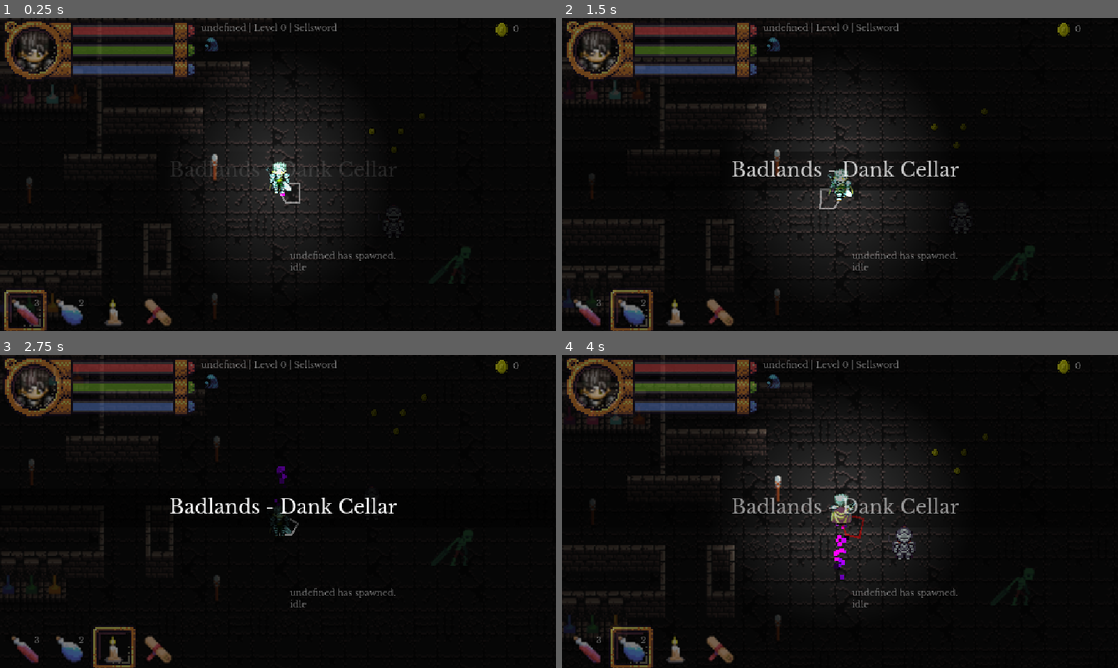
Above: before the commit, frames 1-4 (two rows, left to right).
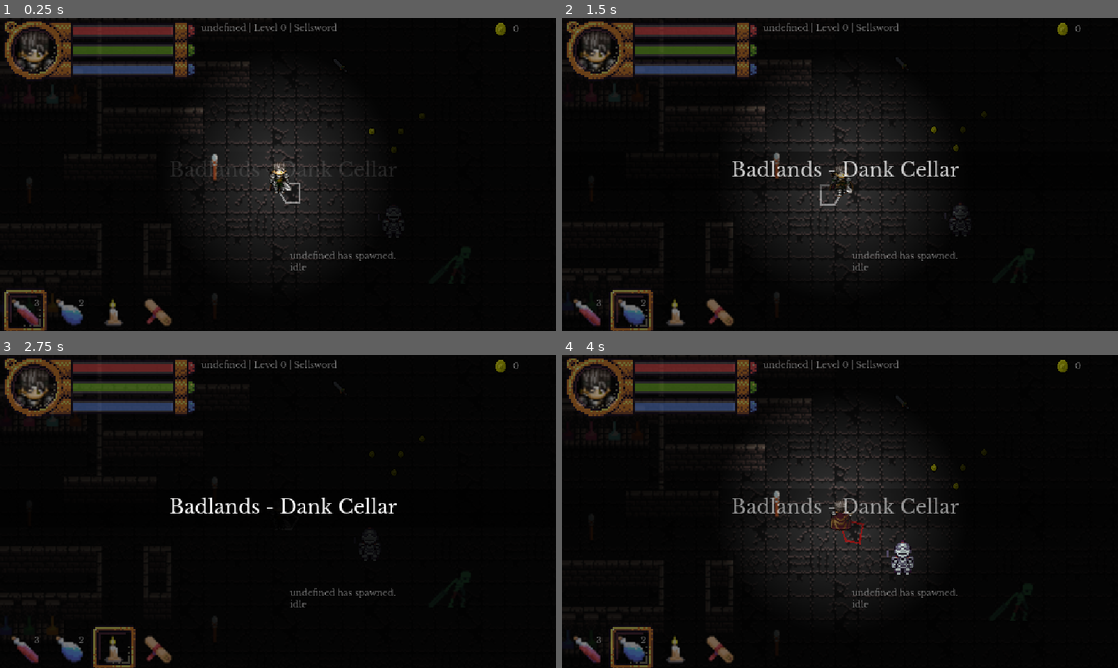
Above: after the commit, the same moments.

Repository: bbm-games/dankcryptic
Game: Godot game, scene res://game.tscn
The game is run twice, just before and just after one commit, with the same random seed, the same clock (stepped at 60 frames per second) and the same inputs. This scene is started directly instead of the project's main scene.
Inputs (mouse positions are in pixels of both pictures, inside the frame that each line leads up to):
- Up to frame 1 (0.25 s): no input
- Up to frame 2 (1.5 s): move the mouse to (962, 158) at 0.52 s; press the mouse at (962, 158) at 0.53 s; hold Right (item_right) 0.53-1.28 s; right-click (962, 158) at 0.8 s; move the mouse to (728, 190) at 1.27 s; release the mouse at (728, 190) at 1.28 s; hold S (walk_down) from 1.28 s (still down); right-click (728, 190) at 1.35 s
- Up to frame 3 (2.75 s): tap E (chat) at 1.55 s; move the mouse to (333, 442) at 2.02 s; release S (walk_down) at 2.03 s; hold Right (item_right) from 2.03 s (still down); hold E (chat) from 2.03 s (still down); tap Up (item_consume) at 2.3 s
- Up to frame 4 (4 s): move the mouse to (812, 574) at 2.77 s; release Right (item_right) at 2.78 s; release E (chat) at 2.78 s; hold W (walk_up) 2.78-3.53 s; tap Up (item_consume) at 2.85 s; click (812, 574) at 3.05 s; move the mouse to (1006, 558) at 3.52 s; press the mouse at (1006, 558) at 3.53 s; hold Left (item_left) from 3.53 s (still down); right-click (1006, 558) at 3.8 s

The runs differ from the first frame. In frame 1, 0.4% of the frame differs, in the area x 36-92%, y 1-57%; in frame 2, 3.0%; in frame 3, 1.2%; in frame 4, 4.5%, in the area x 0-92%, y 0-94%.

Commit message:
fixed modulation and stuff

Diff:
--- a/dungeon.tscn
+++ b/dungeon.tscn
@@ -15,6 +15,7 @@
 [ext_resource type="AudioStream" uid="uid://b865kmi44feuw" path="res://assets/sounds/Minifantasy_Dungeon_SFX/17_orc_atk_sword_1.wav" id="15_eeipt"]
 [ext_resource type="AudioStream" uid="uid://ckqrfhym0h1tk" path="res://assets/sounds/Minifantasy_Dungeon_SFX/25_orc_walk_stone_3.wav" id="16_kf05u"]
 [ext_resource type="AudioStream" uid="uid://d368enykfayyf" path="res://assets/sounds/Minifantasy_Dungeon_SFX/21_orc_damage_3.wav" id="16_o8bt7"]
+[ext_resource type="Script" path="res://ground_item.gd" id="17_hcb8x"]
 [ext_resource type="Texture2D" uid="uid://dtcm1ghr12nia" path="res://assets/DarkDungeon.png" id="DarkDungeon"]
 
 [sub_resource type="PhysicsMaterial" id="PhysicsMaterial_gdev4"]
@@ -351,6 +352,7 @@
 
 [sub_resource type="TileSet" id="TileSet_0"]
 physics_layer_0/collision_layer = 1
+physics_layer_0/collision_mask = 13
 physics_layer_0/physics_material = SubResource("PhysicsMaterial_gdev4")
 sources/0 = SubResource("TileSetAtlasSource_0")
 
@@ -582,13 +584,18 @@
 radius = 8.24521
 height = 32.7487
 
+[sub_resource type="RectangleShape2D" id="RectangleShape2D_w5kku"]
+
 [node name="Node2D" type="Node2D"]
 y_sort_enabled = true
 script = ExtResource("1_bdp4a")
 
+[node name="CanvasModulate" type="CanvasModulate" parent="."]
+color = Color(0.121569, 0.121569, 0.121569, 1)
+
 [node name="dungeon" type="TileMap" parent="."]
-modulate = Color(0.196078, 0.196078, 0.196078, 1)
 z_index = 1
+y_sort_enabled = true
 position = Vector2(-93, -44)
 scale = Vector2(1.5, 1.5)
 tile_set = SubResource("TileSet_0")
@@ -604,11 +611,10 @@
 layer_1/tile_data = PackedInt32Array(8, 131072, 0, 12, 262144, 8, 65536, 262144, 1, 65537, 327680, 1, 65538, 393216, 1, …(2489 unchanged characters)…
 
 [node name="npc1" type="CharacterBody2D" parent="."]
-modulate = Color(0.129412, 0.129412, 0.129412, 1)
 z_index = 2
 position = Vector2(409, 202)
 collision_layer = 4
-collision_mask = 4
+collision_mask = 15
 script = ExtResource("3_rao3l")
 
 [node name="npc1sprite" type="Sprite2D" parent="npc1"]
@@ -649,7 +655,6 @@
 enabled = false
 
 [node name="goldPiece" type="Area2D" parent="."]
-modulate = Color(0.14902, 0.14902, 0.14902, 1)
 position = Vector2(394, 111)
 collision_layer = 2
 collision_mask = 4
@@ -664,7 +669,6 @@
 texture = ExtResource("8_rpth0")
 
 [node name="goldPiece2" type="Area2D" parent="."]
-modulate = Color(0.14902, 0.14902, 0.14902, 1)
 position = Vector2(446, 95)
 collision_layer = 2
 collision_mask = 4
@@ -679,7 +683,6 @@
 texture = ExtResource("8_rpth0")
 
 [node name="goldPiece3" type="Area2D" parent="."]
-modulate = Color(0.14902, 0.14902, 0.14902, 1)
 position = Vector2(417, 130)
 collision_layer = 2
 collision_mask = 4
@@ -694,7 +697,6 @@
 texture = ExtResource("8_rpth0")
 
 [node name="goldPiece4" type="Area2D" parent="."]
-modulate = Color(0.14902, 0.14902, 0.14902, 1)
 position = Vector2(424, 111)
 collision_layer = 2
 collision_mask = 4
@@ -709,13 +711,12 @@
 texture = ExtResource("8_rpth0")
 
 [node name="enemy" type="CharacterBody2D" parent="."]
-modulate = Color(0.164706, 0.164706, 0.164706, 1)
 z_index = 3
 y_sort_enabled = true
 position = Vector2(477, 268)
 scale = Vector2(1.5, 1.5)
 collision_layer = 8
-collision_mask = 4
+collision_mask = 15
 script = ExtResource("11_hi2bv")
 
 [node name="AnimationPlayer" type="AnimationPlayer" parent="enemy"]
@@ -788,6 +789,20 @@
 
 [node name="clapped_sound" type="AudioStreamPlayer" parent="enemy"]
 stream = ExtResource("16_o8bt7")
+
+[node name="ground_item" type="RigidBody2D" parent="."]
+z_index = 1
+position = Vector2(361, 43)
+collision_layer = 2
+collision_mask = 15
+input_pickable = true
+gravity_scale = 0.0
+script = ExtResource("17_hcb8x")
+
+[node name="CollisionShape2D" type="CollisionShape2D" parent="ground_item"]
+shape = SubResource("RectangleShape2D_w5kku")
+
+[node name="Sprite2D" type="Sprite2D" parent="ground_item"]
 
 [connection signal="body_entered" from="npc1/npcBoundary" to="npc1" method="_on_npc_boundary_body_entered"]
 [connection signal="body_shape_exited" from="npc1/npcBoundary" to="npc1" method="_on_npc_boundary_body_shape_exited"]
--- a/enemy.gd
+++ b/enemy.gd
@@ -10,6 +10,7 @@
 var health = 100
 var just_took_damage = false
 var damage_highlight_time = 0
+var base_modulation = self.get_modulate()
 
 # Called when the node enters the scene tree for the first time.
 func _ready():
@@ -52,14 +53,13 @@
 func flip_sprite():
 	pass
 
-func take_damage(value):
+func take_damage(value, statusInflictions = null):
 	get_node('clapped_sound').play()
 	just_took_damage = true
 	self.health -= value
 	if self.health <= 0:
 		self.health = 0
 		self.queue_free()
-
 
 # Called every frame. 'delta' is the elapsed time since the previous frame.
 func _process(delta):
@@ -70,7 +70,7 @@
 			damage_highlight_time = 0
 			just_took_damage = false
 	else:
-		self.set_modulate(Color(.16,.16,.16,1))
+		self.set_modulate(base_modulation)
 	if target_body:
 		if (target_body.position - self.position).x < 0:
 			self.set_transform(Transform2D(Vector2(-1.5, 0), Vector2(0,  1.5), Vector2(position.x, position.y)))
--- a/game.gd
+++ b/game.gd
@@ -429,8 +429,14 @@
 		if "is_stackable" in item.keys():
 			if item['is_stackable']:
 				itemButtonText += ' (' + str(player_data['inventory'].count(item['id'])) + ')'
+
+		# if the item in already in a quick slot
 		if item['id'] in player_data['quick_slots'].values():
 			itemButtonText += "\nin quick slot"
+
+		# if the item is in an equipment slot
+		if item['id'] in player_data['equipment'].values():
+			itemButtonText += "\nequipped"
 
 		itemButton.set_text(itemButtonText)
 		itemButton.set_button_icon(load(item['sprite_data']))
@@ -439,7 +445,6 @@
 		inventoryList.add_child(itemButton)
 		itemButton.pressed.connect(buttonLoreShow.bind(item))
 		itemButton.get_popup().id_pressed.connect(inventoryItemPopupMenuPress.bind(item))
-
 
 func addItemToEquip(equip_index, item):
 	pass
@@ -678,7 +683,7 @@
 			for body in get_node('player/hitBox').get_overlapping_bodies():
 				if body.is_attackable:
 					if body.has_method("take_damage") :
-						body.take_damage(20)
+						body.take_damage(20, player_data['statusInflictions'])
 			get_node('player/attackSoundPlayer').play()
 			get_node("player/hitBox/Line2D").set_default_color(Color(1,0,0,1))
 		else:
@@ -754,8 +759,8 @@
 	player_body.get_node('sprite/Camera2D').offset = get_random_offset()
 
 	# flicker the player's light
-	light.set_scale(Vector2(1,1) + Vector2(rng.randf_range(-.1,.1), rng.randf_range(-.1,.1)))
-	light.energy = 7.05 + rng.randf_range(-1,1)
+	light.set_scale(Vector2(1,1) + Vector2(rng.randf_range(-.05,.05), rng.randf_range(-.05,.05)))
+	light.energy = 1.5 + rng.randf_range(-.1,.1)
 
 	# paralyze status effect
 	if player_data['statuses']["paralyzed"] >= 1:
@@ -882,12 +887,12 @@
 			just_took_damage = false
 	elif just_took_partial_damage:
 		damage_partial_highlight_time += delta
-		player_sprite.modulate = Color(0.30,0.18,0.18,1)
+		player_sprite.modulate = Color(0.50,0.18,0.18,1)
 		if damage_partial_highlight_time > 0.3:
 			damage_partial_highlight_time = 0
 			just_took_partial_damage = false
 	else:
-		player_sprite.modulate = Color(0.18,0.18,0.18,1)
+		player_sprite.modulate = Color(1,1,1,1)
 	player_body.get_node("trail").set_emitting(false)
 	player_body.get_node("FireColorRect").hide()
 	if player_data['statuses']["confused"] >= 1:
--- a/game.tscn
+++ b/game.tscn
@@ -704,7 +704,7 @@
 auto_height = true
 
 [node name="Testbg" type="Sprite2D" parent="."]
-modulate = Color(0.0980392, 0.0980392, 0.0980392, 1)
+modulate = Color(0.14902, 0.14902, 0.14902, 1)
 z_index = -4
 position = Vector2(112, 0)
 scale = Vector2(1.88587, 1.5464)
@@ -714,8 +714,8 @@
 z_index = 3
 y_sort_enabled = true
 position = Vector2(298, 175)
-collision_layer = 7
-collision_mask = 5
+collision_layer = 4
+collision_mask = 15
 script = ExtResource("11_4aetu")
 
 [node name="CollisionShape2D" type="CollisionShape2D" parent="player"]
@@ -725,7 +725,6 @@
 debug_color = Color(0, 0.6, 0.701961, 0.419608)
 
 [node name="sprite" type="Sprite2D" parent="player"]
-modulate = Color(0.176471, 0.176471, 0.176471, 1)
 position = Vector2(-1, -19)
 scale = Vector2(0.826499, 0.670151)
 texture = ExtResource("6_ui0lc")
@@ -737,7 +736,6 @@
 
 [node name="PointLight2D" type="PointLight2D" parent="player"]
 position = Vector2(-1, -19)
-energy = 7.05
 texture = ExtResource("7_45vux")
 
 [node name="ShieldColorRect" type="ColorRect" parent="player"]
--- /dev/null
+++ b/ground_item.gd
@@ -0,0 +1,26 @@
+extends RigidBody2D
+
+var item_id = 'weapon5' # contains the weapons id
+var main_game_node # contains the root of the entire game
+
+# Called when the node enters the scene tree for the first time.
+func _ready():
+	main_game_node = get_tree().get_root().get_node('Node2D')
+	var sprite_data = 'res://assets/anvil.png' # default sprite if one isn't found
+
+	if item_id.contains('weapon'):
+		sprite_data = main_game_node.searchDocsInList(GlobalVars.lore_data['weapons'], 'id', item_id, 'sprite_data')
+	elif item_id.contains('item'):
+		sprite_data = main_game_node.searchDocsInList(GlobalVars.lore_data['items'], 'id', item_id, 'sprite_data')
+	elif item_id.contains('spell'):
+		sprite_data = main_game_node.searchDocsInList(GlobalVars.lore_data['spells'], 'id', item_id, 'sprite_data')
+	elif item_id.contains('armor'):
+		sprite_data = main_game_node.searchDocsInList(GlobalVars.lore_data['armors'], 'id', item_id, 'sprite_data')
+	elif item_id.contains('questitems'):
+		sprite_data = main_game_node.searchDocsInList(GlobalVars.lore_data['questitems'], 'id', item_id, 'sprite_data')
+
+	get_node("Sprite2D").set_texture(load(sprite_data))
+
+# Called every frame. 'delta' is the elapsed time since the previous frame.
+func _process(delta):
+	pass
--- a/lore/lore.json
+++ b/lore/lore.json
@@ -19,11 +19,27 @@
 	  "statuses":{
 		 "poisoned":0.4,
 		 "burned":0.5,
-		 "drenched":1.5,
+		 "drenched":0.5,
 		 "confused":0.3,
 		 "paralyzed":0.5,
 		 "bloodless":0.4
 	  },
+	 "statusInflictions":{
+	   "poisoned":0.0,
+	   "burned":0.0,
+	   "drenched":0.0,
+	   "confused":0.0,
+	   "paralyzed":0.0,
+	   "bloodless":0.0
+	 },
+	 "statusNegations":{
+	   "poisoned":0.0,
+	   "burned":0.0,
+	   "drenched":0.0,
+	   "confused":0.0,
+	   "paralyzed":0.0,
+	   "bloodless":0.0
+	 },
 	  "weight":80,
 	  "inventory_weight":0,
 	  "max_health":100,
--- a/player.gd
+++ b/player.gd
@@ -11,16 +11,22 @@
 	main_game_node = get_tree().get_root().get_node('Node2D')
 
 # modifies the player_data anytime damage is taken
-func take_damage(damage_val):
+func take_damage(damage_val, statusInflictions = null):
+	# if the block isn't held then you take true damage
 	if not main_game_node.block_held:
 		main_game_node.subtractHealth(damage_val)
 		main_game_node.apply_shake(15)
 		get_node('clappedSoundPlayer').play()
 		main_game_node.just_took_damage = true
+		# if status inflictions are present apply them fully!
+		if statusInflictions:
+			for key in statusInflictions:
+				GlobalVars.player_data['statuses'][key] += statusInflictions[key]
 	else:
 		get_node('deflectSoundPlayer').play()
-		if main_game_node.block_held_t_interval < 0.2: # deflection window
-			# deflect all damage
+		# deflect all damage if the block is hit in the deflection window
+		# also no status effects will be applied!
+		if main_game_node.block_held_t_interval < 0.2:
 			get_node('sparks').set_emitting(true)
 			main_game_node.apply_shake(5)
 		else:
@@ -32,3 +38,10 @@
 				frac = 1
 			main_game_node.subtractHealth(int(frac * damage_val))
 			main_game_node.just_took_partial_damage = true
+			# if status inflictions are present apply them lessed by status negations!
+			if statusInflictions:
+				for key in statusInflictions:
+					var net_amount = statusInflictions[key] - GlobalVars.player_data['statusNegations'][key]
+					if net_amount <= 0:
+						net_amount = 0
+					GlobalVars.player_data['statuses'][key] += net_amount
Not shown: 1 places in dungeon.tscn that only renumber resources
Not shown, changed: .DS_Store
